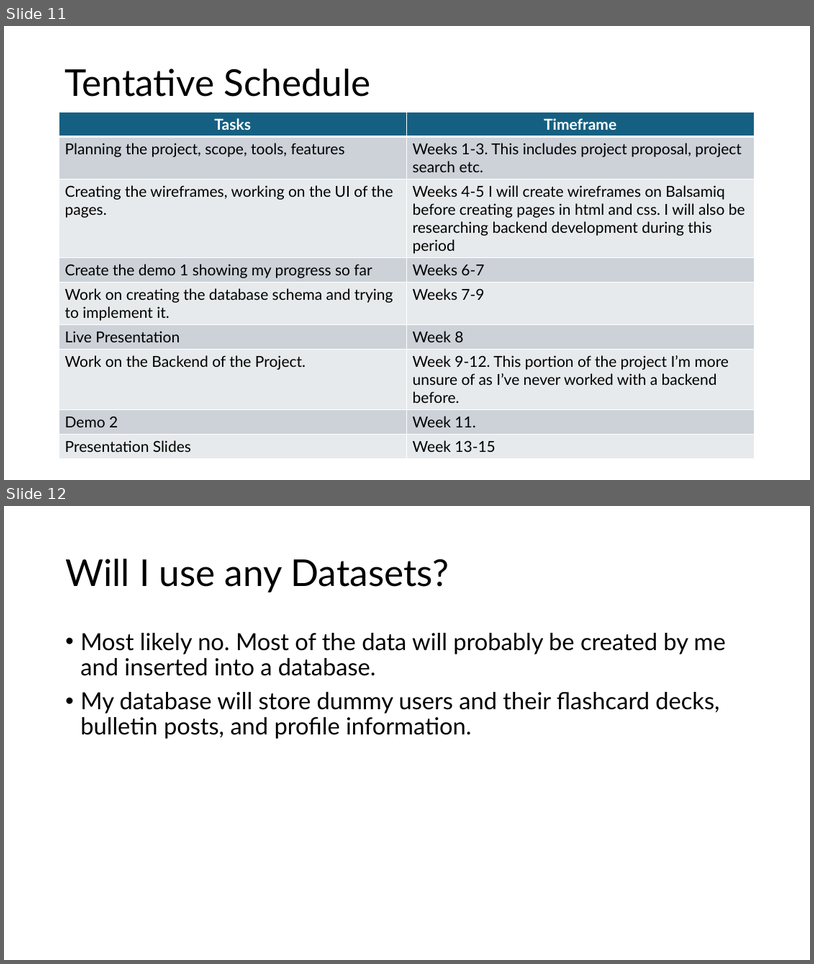
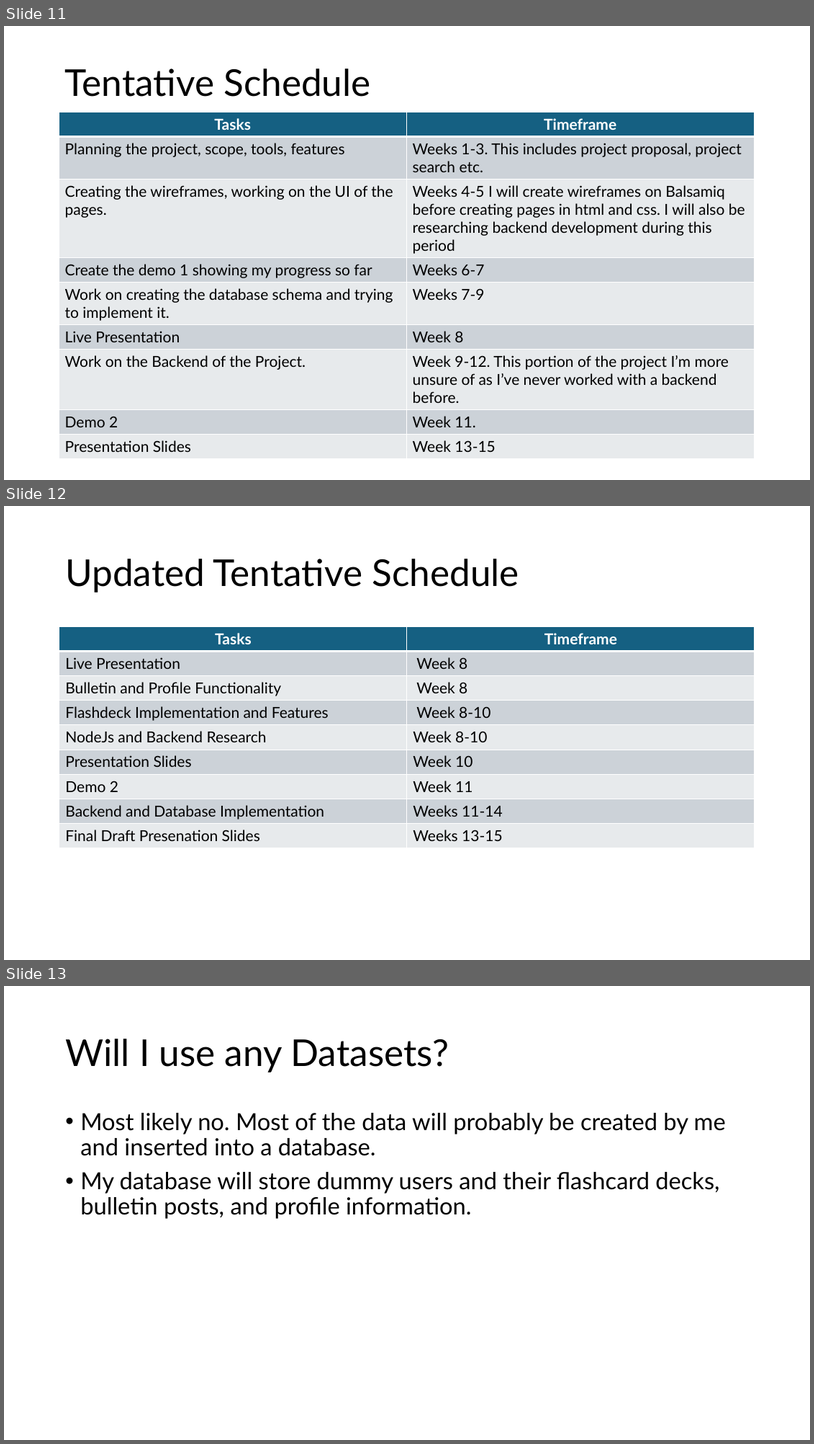
Before and after one commit to sfaruk2001/MyStudies, a slide deck: Design_Doc_MyStudies.pptx. Shown one above the other, each under a label of ours: slides 11 and 12 before the commit, slides 11, 12 and 13 after it. The pictures are 814x964 and 814x1444 pixels, drawn with LibreOffice and Linux fonts; fonts in the diff are those of the drawing. Boxes give left, top, right and bottom in pixels: in the first picture for what was removed or moved away, otherwise in the second. Text is boxed around its words. In the diff, an @@ line names an element or a change of style, - is before the commit and + after.

Commit message:
Updated Presenation Slides with new tentative schedule

```diff
--- a/Design_Doc_MyStudies.pptx
+++ b/Design_Doc_MyStudies.pptx
@@ slide 12 added at box(4, 506, 810, 960), background #FFFFFF @@
@@ title added at box(65, 559, 519, 592), 44 pt, text #000000 @@
+Updated Tentative Schedule
@@ table added at box(59, 627, 756, 848), 9 rows, 2 columns @@
+Tasks | Timeframe
+Live Presentation | Week 8
+Bulletin and Profile Functionality | Week 8
+Flashdeck Implementation and Features | Week 8-10
+NodeJs and Backend Research | Week 8-10
+Presentation Slides | Week 10
+Demo 2 | Week 11
+Backend and Database Implementation | Weeks 11-14
+Final Draft Presenation Slides | Weeks 13-15
@@ what was slide 12 is now slide 13 @@
```
